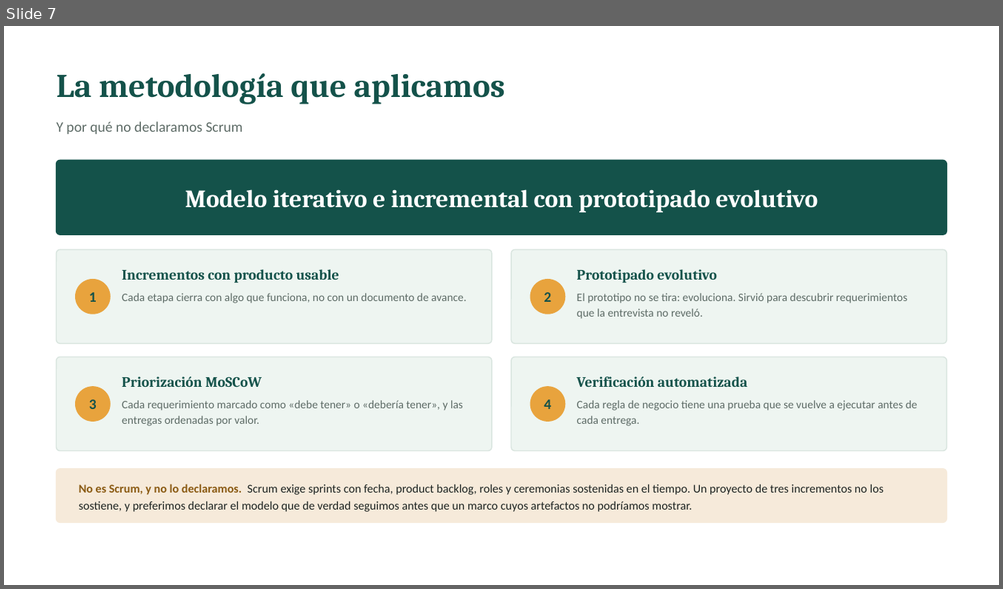
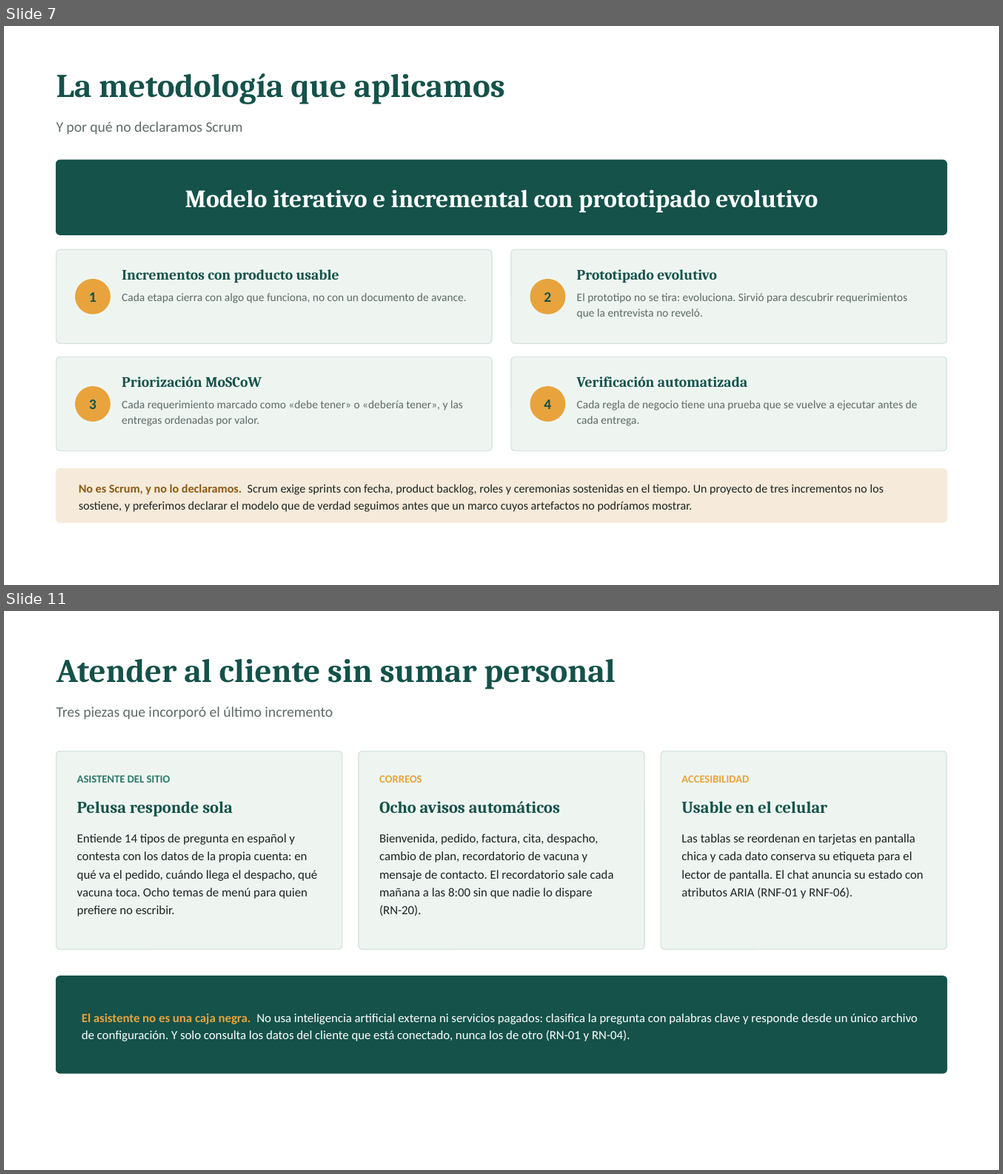
Before and after one commit to BrahamsCode/VetPetSurco, a slide deck: docs/presentacion/EA2_VetPetConnect.pptx. Shown one above the other, each under a label of ours: slide 7 before the commit, slides 7 and 11 after it; the slides between them are not shown. The pictures are 1003x589 and 1003x1174 pixels, drawn with LibreOffice and Linux fonts; fonts in the diff are those of the drawing. Boxes give left, top, right and bottom in pixels: in the first picture for what was removed or moved away, otherwise in the second. Text is boxed around its words. In the diff, an @@ line names an element or a change of style, - is before the commit and + after.

```diff
--- a/docs/presentacion/EA2_VetPetConnect.pptx
+++ b/docs/presentacion/EA2_VetPetConnect.pptx
@@ slide 11 added at [4, 611, 999, 1170], background #FFFFFF @@
@@ text added at [57, 659, 615, 689], 32 pt, text #14524A, bold @@
+Atender al cliente sin sumar personal
@@ text added at [57, 706, 333, 719], 14 pt, text #5D6B66 @@
+Tres piezas que incorporó el último incremento
@@ rounded rectangle added at [57, 752, 342, 950], fill #EEF5F1, outline #D9E5DF 1 pt @@
@@ rounded rectangle added at [358, 752, 644, 950], fill #EEF5F1, outline #D9E5DF 1 pt @@
@@ rounded rectangle added at [660, 752, 946, 950], fill #EEF5F1, outline #D9E5DF 1 pt @@
@@ text added at [77, 775, 170, 783], 10.5 pt, text #2C7A6B, bold @@
+ASISTENTE DEL SITIO
@@ text added at [379, 775, 422, 783], 10.5 pt, text #E8A33D, bold @@
+CORREOS
@@ text added at [681, 775, 748, 783], 10.5 pt, text #E8A33D, bold @@
+ACCESIBILIDAD
@@ text added at [77, 801, 232, 817], 16 pt, text #14524A, bold @@
+Pelusa responde sola
@@ text added at [379, 801, 560, 814], 16 pt, text #14524A, bold @@
+Ocho avisos automáticos
@@ text added at [681, 801, 828, 813], 16 pt, text #14524A, bold @@
+Usable en el celular
@@ text added at [77, 834, 317, 917], 12 pt, text #1C2321 @@
+Entiende 14 tipos de pregunta en español y contesta con los datos de la propia cuenta: en qué va el pedido, cuándo llega el despacho, qué vacuna toca. Ocho temas de menú para quien prefiere no escribir.
@@ text added at [379, 834, 614, 916], 12 pt, text #1C2321 @@
+Bienvenida, pedido, factura, cita, despacho, cambio de plan, recordatorio de vacuna y mensaje de contacto. El recordatorio sale cada mañana a las 8:00 sin que nadie lo dispare (RN-20).
@@ text added at [681, 834, 923, 899], 12 pt, text #1C2321 @@
+Las tablas se reordenan en tarjetas en pantalla chica y cada dato conserva su etiqueta para el lector de pantalla. El chat anuncia su estado con atributos ARIA (RNF-01 y RNF-06).
@@ rounded rectangle added at [57, 977, 946, 1073], fill #14524A, outline #14524A 1 pt @@
@@ text added at [82, 1014, 917, 1042], 12 pt, text #FFFFFF @@
+El asistente no es una caja negra. No usa inteligencia artificial externa ni servicios pagados: clasifica la pregunta con palabras clave y responde desde un único archivo de configuración. Y solo consulta los datos del cliente que está conectado, nunca los de otro (RN-01 y RN-04).
```
Also in this commit, not shown: 6 slides changed, 5 other files.
